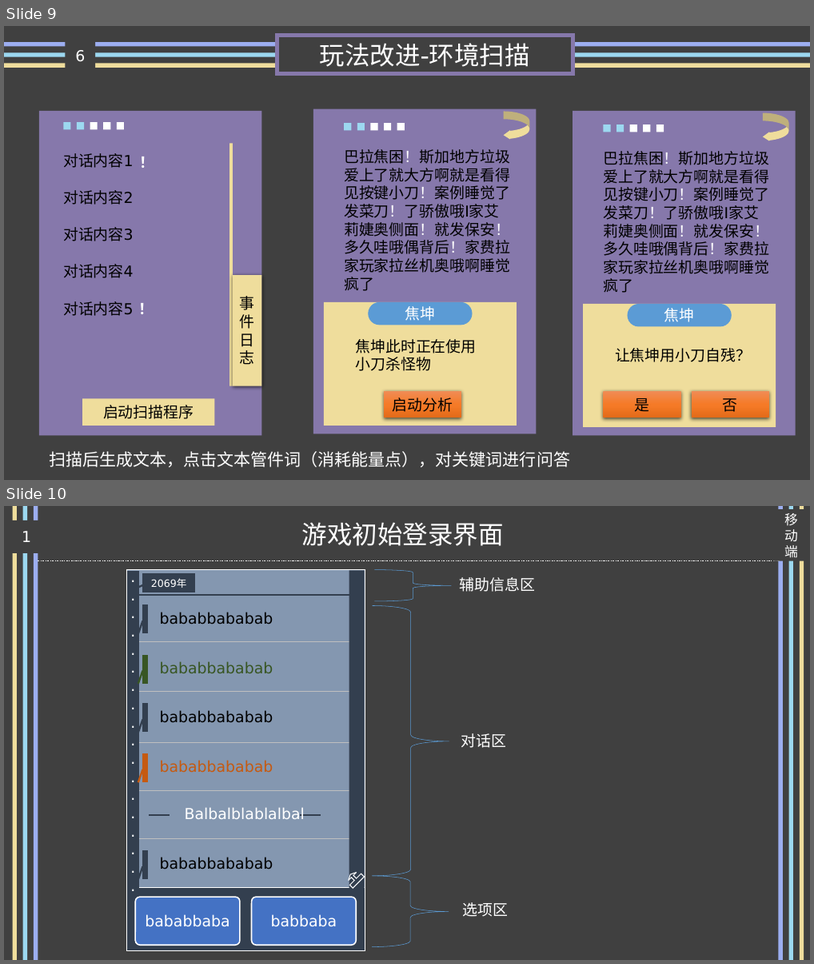
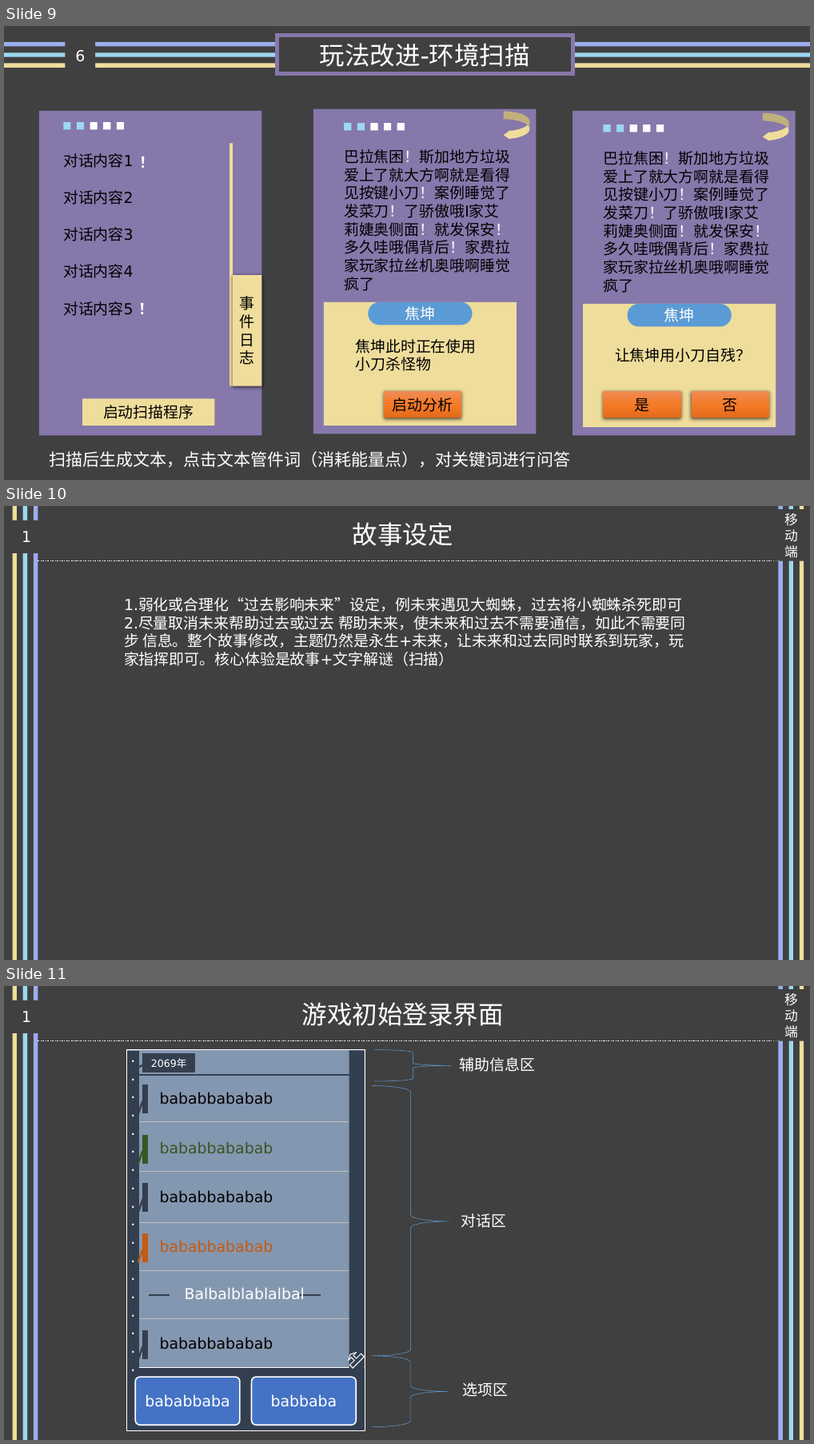
Before and after one commit to ThreePeopleGame/Death, a slide deck: Share/文字游戏玩法设计.pptx. Shown one above the other, each under a label of ours: slides 9 and 10 before the commit, slides 9, 10 and 11 after it. The pictures are 814x964 and 814x1444 pixels, drawn with LibreOffice and Linux fonts; fonts in the diff are those of the drawing. Boxes give left, top, right and bottom in pixels: in the first picture for what was removed or moved away, otherwise in the second. Text is boxed around its words. In the diff, an @@ line names an element or a change of style, - is before the commit and + after.

Commit message:
讨论修改
修改

```diff
--- a/Share/文字游戏玩法设计.pptx
+++ b/Share/文字游戏玩法设计.pptx
@@ slide 10 added at (x1=4, y1=506, x2=810, y2=960), background #404040 @@
@@ rectangle added at (x1=12, y1=506, x2=17, y2=960), fill #EFDD9C @@
@@ rectangle added at (x1=23, y1=506, x2=27, y2=960), fill #9CD8F0 @@
@@ rectangle added at (x1=34, y1=506, x2=38, y2=960), fill #9CAEF0 @@
@@ text added at (x1=353, y1=522, x2=454, y2=546), 30 pt, text #FFFFFF @@
+故事设定
@@ rectangle added at (x1=779, y1=506, x2=783, y2=960), fill #9CAEF0 @@
@@ text added at (x1=785, y1=513, x2=798, y2=558), 16 pt, text #FFFFFF @@
+移动端
@@ rectangle added at (x1=790, y1=506, x2=794, y2=960), fill #9CD8F0 @@
@@ rectangle added at (x1=801, y1=506, x2=805, y2=960), fill #EFDD9C @@
@@ text added at (x1=22, y1=531, x2=31, y2=542), 18 pt, text #FFFFFF @@
+1
@@ line added from (38, 561) to (782, 561), #FFFFFF 0.5 pt dashed @@
@@ text added at (x1=124, y1=598, x2=686, y2=666), 18 pt, text #FFFFFF @@
+1.弱化或合理化“过去影响未来”设定，例未来遇见大蜘蛛，过去将小蜘蛛杀死即可
+2.尽量取消未来帮助过去或过去 帮助未来，使未来和过去不需要通信，如此不需要同步 信息。整个故事修改，主题仍然是永生+未来，让未来和过去同时联系到玩家，玩家指挥即可。核心体验是故事+文字解谜（扫描）
@@ what was slide 10 is now slide 11 @@
```
Also in this commit, not shown: 1 slide changed, 1 other file.
